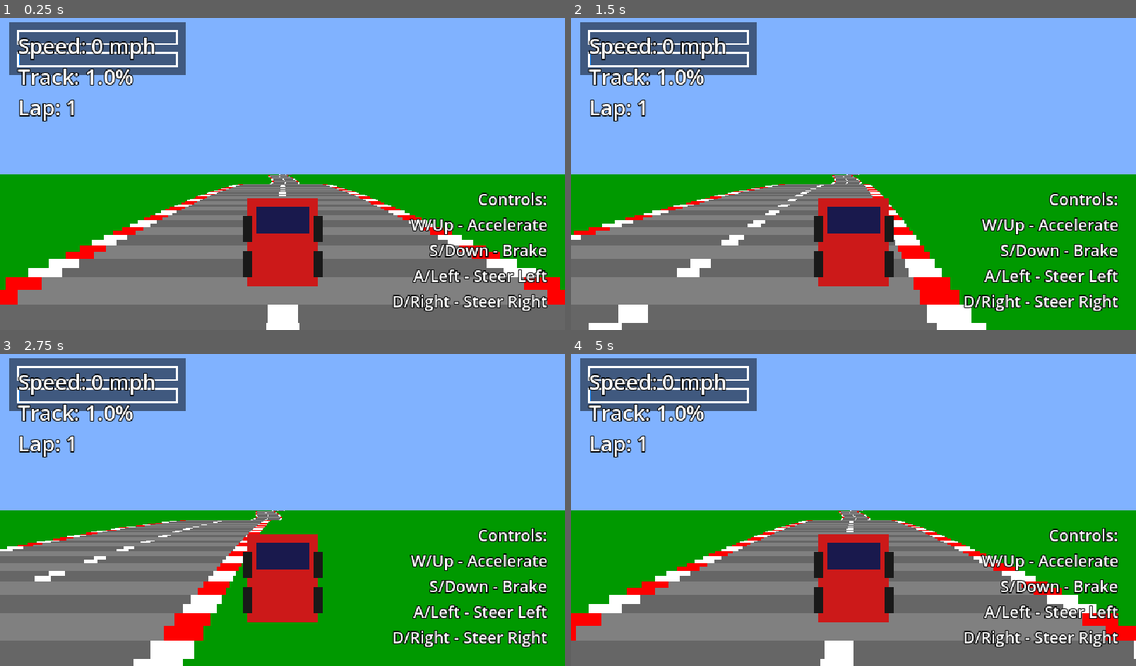
Above: before the commit, frames 1-4 (two rows, left to right).
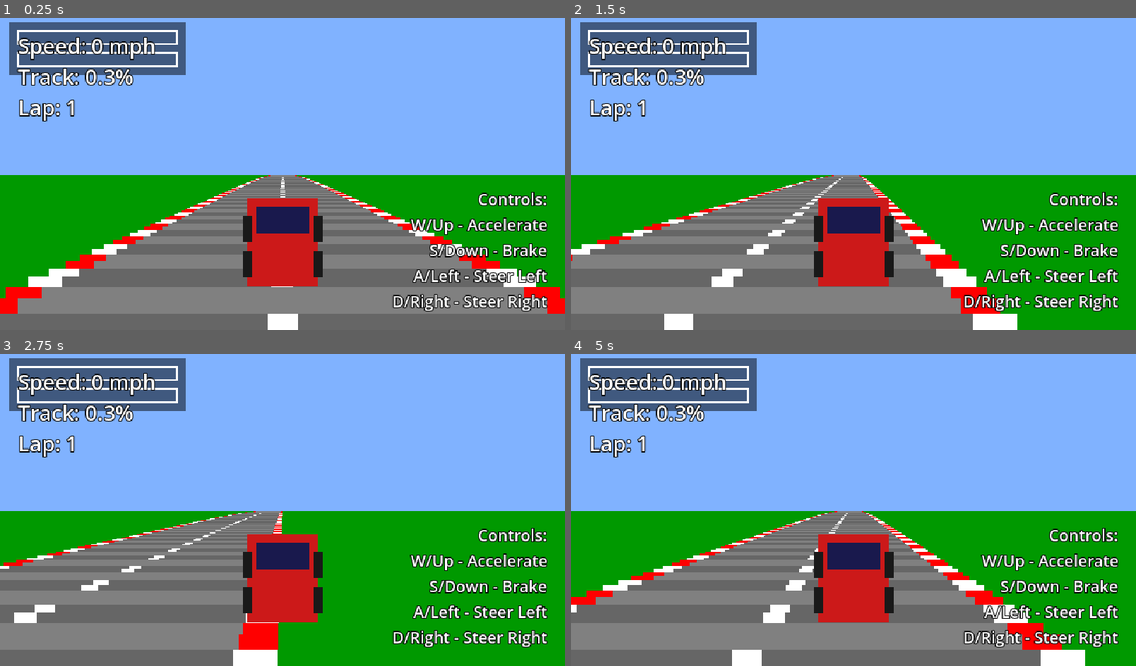
Above: after the commit, the same moments.

Repository: csmallfield/SpaceRacer
Game: Godot game, scene res://scenes/Main.tscn
The game is run twice, just before and just after one commit, with the same random seed, the same clock (stepped at 60 frames per second) and the same inputs.
Inputs:
- Up to frame 1 (0.25 s): no input
- Up to frame 2 (1.5 s): tap Enter at 0.5 s; hold D (steer_right) 0.53-1.28 s; hold S (brake) from 1.28 s (still down)
- Up to frame 3 (2.75 s): release S (brake) at 2.03 s; hold D (steer_right) from 2.03 s (still down)
- Up to frame 4 (5 s): release D (steer_right) at 2.78 s; hold W (accelerate) 2.78-3.53 s; hold A (steer_left) from 3.53 s (still down)

The runs differ from the first frame. In frame 1, 15% of the frame differs, in the area x 0-100%, y 11-100%; in frame 2, 16%; in frame 3, 14%; in frame 4, 19%.

Commit message:
reasonable mockup

Diff:
--- a/spaceracer/scripts/Player.gd
+++ b/spaceracer/scripts/Player.gd
@@ -6,12 +6,13 @@
 var speed: float = 0.0  # Current speed
 var x: float = 0.0  # X position relative to road center (-1 to 1, where 0 is center)
 var y: float = 0.0  # Y position (camera height above ground)
+var camera_x: float = 0.0  # Smoothed camera position
 
 # Movement parameters
-const MAX_SPEED: float = 800.0
+const MAX_SPEED: float = 700.0
 const ACCELERATION: float = 200.0
-const DECELERATION: float = 300.0
-const BRAKE_DECELERATION: float = 150.0
+const DECELERATION: float = 100.0
+const BRAKE_DECELERATION: float = 600.0
 const OFF_ROAD_DECEL: float = 200.0
 const STEERING_SPEED: float = 1.0
 const CENTRIFUGAL_FORCE: float = 0.5
@@ -46,6 +47,7 @@
 	# Apply steering
 	x += steering * STEERING_SPEED * delta
 
+	camera_x = lerp(camera_x, x, 3.0 * delta)
 # Apply centrifugal force from curves (after steering so it can be fought)
 	if current_segment:
 		var curve_push = current_segment.curve * (speed / MAX_SPEED) * CENTRIFUGAL_FORCE * delta
--- a/spaceracer/scripts/RoadRenderer.gd
+++ b/spaceracer/scripts/RoadRenderer.gd
@@ -8,8 +8,8 @@
 const SEGMENT_LENGTH: float = 200.0  # Length of each segment
 const DRAW_DISTANCE: float = 500  # How many segments to draw
 const FOV: float = 100.0  # Field of view
-const CAMERA_HEIGHT: float = 1000.0  # Camera height above road
-const CAMERA_DEPTH: float = 1.0 / CAMERA_HEIGHT  # For projection calculations
+const CAMERA_HEIGHT: float = 500.0  # Camera height above road
+const CAMERA_DEPTH: float = 1 / CAMERA_HEIGHT  # For projection calculations
 
 # Colors
 const ROAD_COLOR_1: Color = Color(0.4, 0.4, 0.4)  # Dark asphalt
@@ -36,7 +36,7 @@
 
 	var z_pos: float = 0.0
 	var y_pos: float = 0.0
-	var num_segments: int = 500  # Total segments in track
+	var num_segments: int = 1500  # Total segments in track
 
 	# Build segments with curves and hills
 	for i in range(num_segments):
@@ -47,40 +47,36 @@
 		# Create varied track sections
 		var progress: float = float(i) / float(num_segments)
 
-		# Curves - create interesting combinations
-		if progress < 0.15:  # Straight
+		# Curves - create longer sections
+		if progress < 0.3:  # Long straight
 			segment.curve = 0.0
-		elif progress < 0.25:  # Right curve
-			segment.curve = 1.5
-		elif progress < 0.35:  # Straight
+		elif progress < 0.45:  # Long right curve
+			segment.curve = 1.2
+		elif progress < 0.6:  # Long straight
 			segment.curve = 0.0
-		elif progress < 0.5:  # Long left curve
+		elif progress < 0.75:  # Long left curve
 			segment.curve = -1.2
-		elif progress < 0.6:  # Straight
-			segment.curve = 0.0
-		elif progress < 0.65:  # Sharp right
-			segment.curve = 2.5
-		elif progress < 0.75:  # S-curve (right to left)
-			if progress < 0.7:
-				segment.curve = 1.5
+		elif progress < 0.85:  # S-curve
+			if progress < 0.8:
+				segment.curve = 1.05
 			else:
-				segment.curve = -1.5
-		else:  # Straight to finish
+				segment.curve = -1.05
+		else:  # Final straight
 			segment.curve = 0.0
 
 		# Hills - add elevation changes
 		if progress < 0.1:
-			y_pos += 10.0  # Uphill
+			y_pos += 10.0   # Uphill
 		elif progress < 0.2:
-			y_pos -= 5.0  # Slight downhill
+			y_pos -= 5.0   # Slight downhill
 		elif progress < 0.4:
 			y_pos += 0.0  # Flat
 		elif progress < 0.45:
-			y_pos += 50.0  # Big hill
+			y_pos += 50.0   # Big hill
 		elif progress < 0.55:
-			y_pos -= 30.0  # Down the hill
+			y_pos -= 30.0   # Down the hill
 		elif progress < 0.8:
-			y_pos += 2.0  # Slight uphill
+			y_pos += 2.0   # Slight uphill
 		else:
 			y_pos -= 2.0  # Back to start level
 
@@ -174,7 +170,7 @@
 
 		# Project road width and position
 		var road_width: float = ROAD_WIDTH * segment.scale
-		var x_offset: float = (curve_offset - (player.x * ROAD_WIDTH)) * segment.scale
+		var x_offset: float = (curve_offset - (player.camera_x * ROAD_WIDTH)) * segment.scale
 
 		var x1: float = half_width + x_offset - road_width
 		var x2: float = half_width + x_offset + road_width
